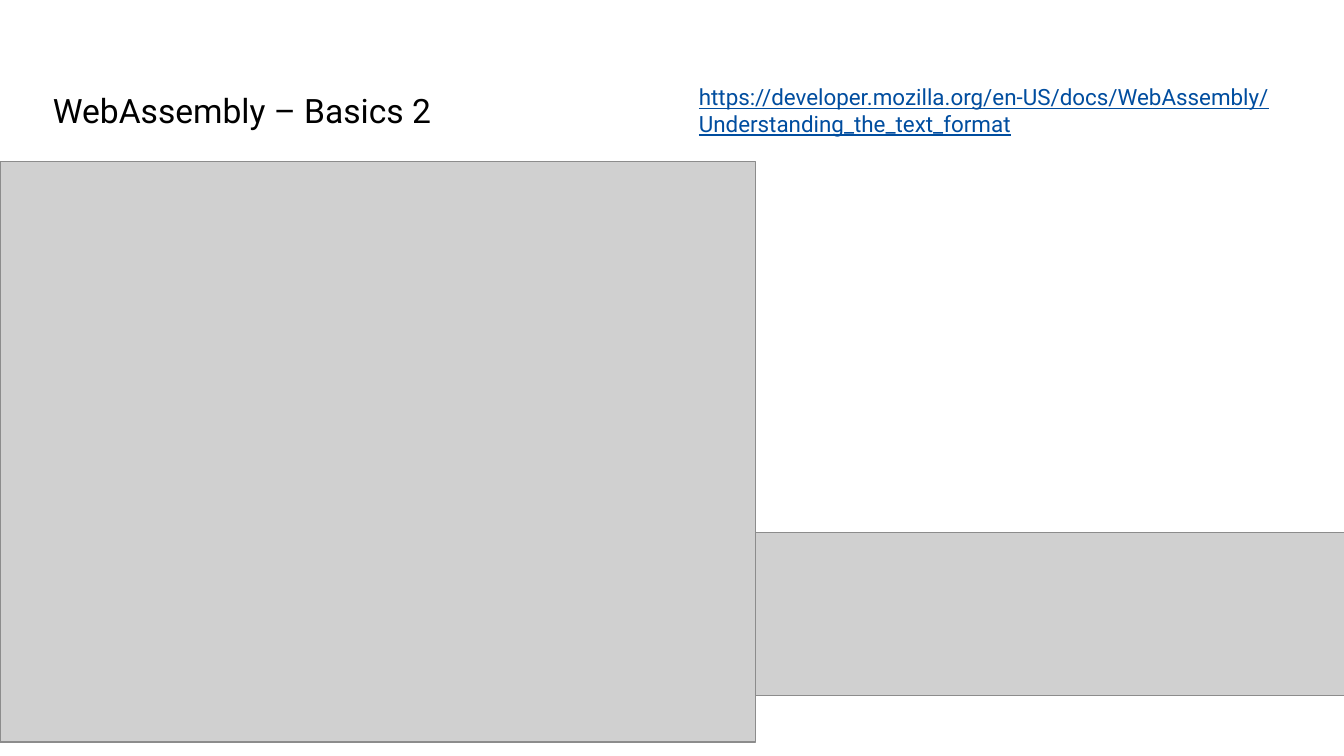
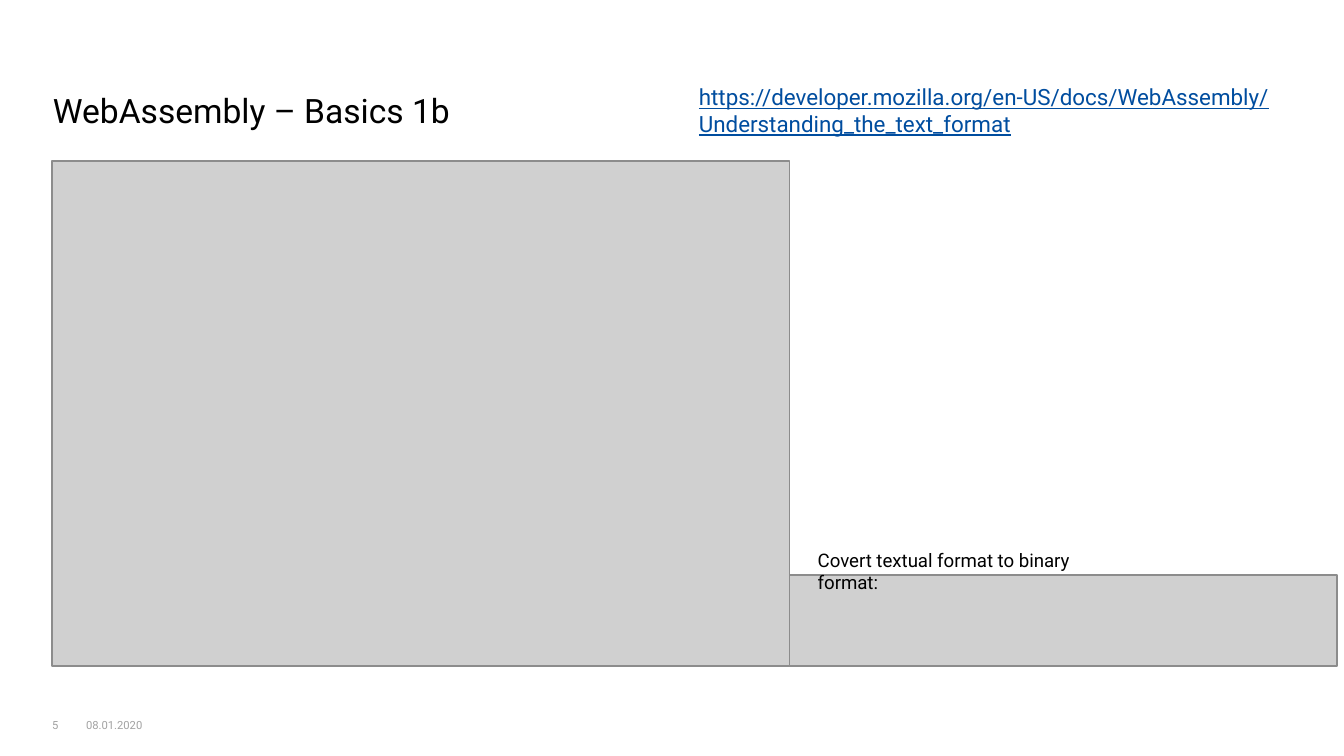
Before and after one commit to kraeuchi/blazor-hacknight, a slide deck: slide 5 of HackNight_WASM_Blazor.pptx. Drawn at 1344x756 pixels with LibreOffice and Linux fonts; fonts in the diff are those of the drawing; grey boxes stand for pictures; background and template pictures are left out. Boxes give left, top, right and bottom in pixels: in the first picture for what was removed or moved away, otherwise in the second. Text is boxed around its words. In the diff, an @@ line names an element or a change of style, - is before the commit and + after.

```diff
--- a/HackNight_WASM_Blazor.pptx
+++ b/HackNight_WASM_Blazor.pptx
@@ title at [53,97,450,130]: text changed @@
-WebAssembly – Basics 2
+WebAssembly – Basics 1b
@@ picture: place and size @@
-picture at [0,161,755,742]
+picture at [52,161,790,667]
@@ text added at [818,553,1070,589], 10 pt, text #000000 @@
+Covert textual format to binary format:
@@ picture: place and size @@
-picture at [755,532,1344,695]
+picture at [789,575,1336,667]
@@ page number added at [52,721,58,729], 6 pt, text #A2A2A2 @@
+5
@@ text added at [86,721,142,729], 6 pt, text #A2A2A2 @@
+08.01.2020
```
Also in this commit, not shown: 17 other slides changed, 2 slides added.
